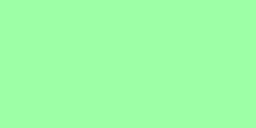
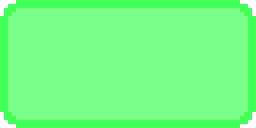
Layered file, before and after one edit (256x128). Changes by layer:
added layer "Layer 1" (90%) above "Layer 0" over [0, 0, 256, 128]
"Layer 0": opacity 50% → 70%, painted on it over [0, 0, 256, 128]
